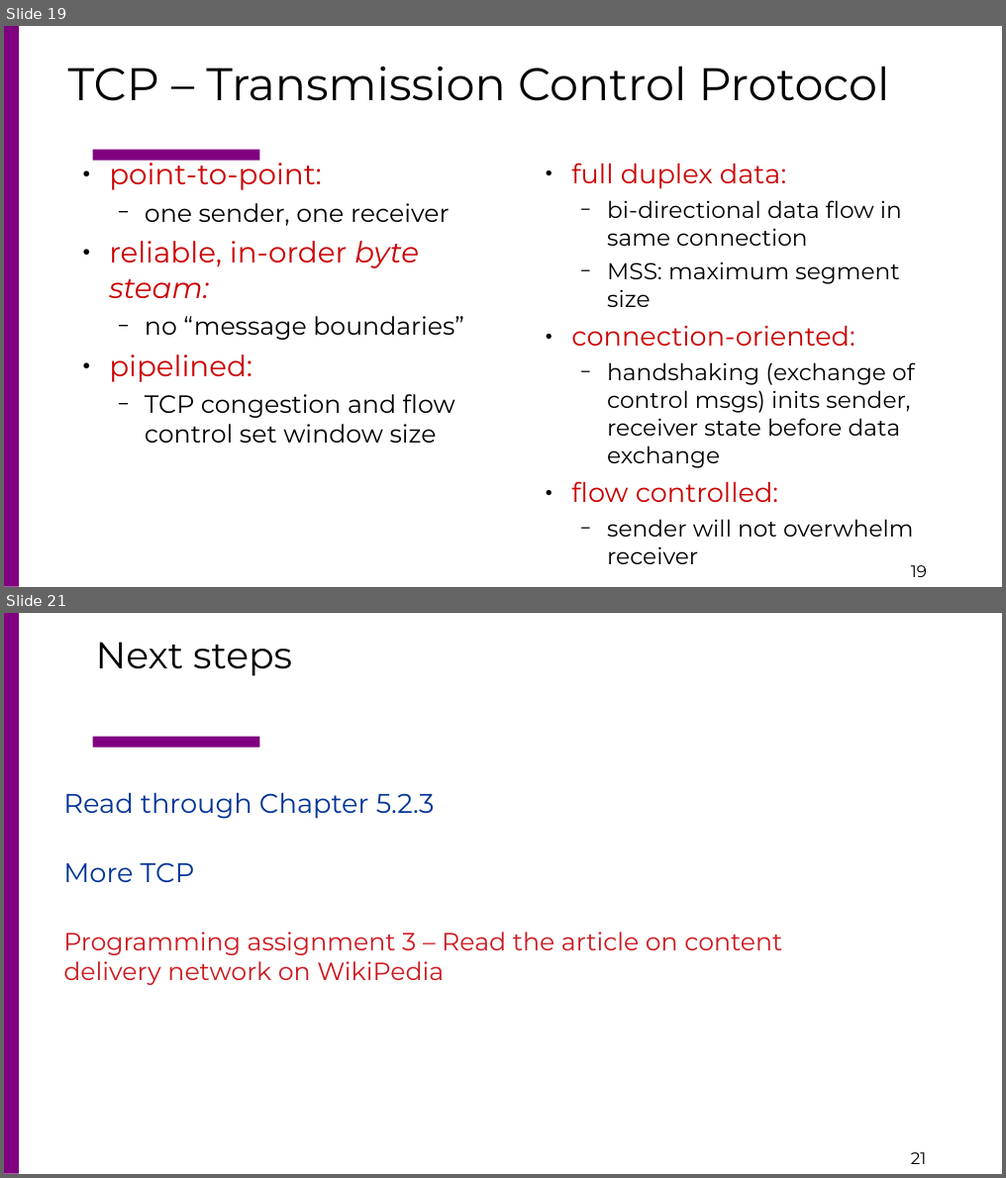
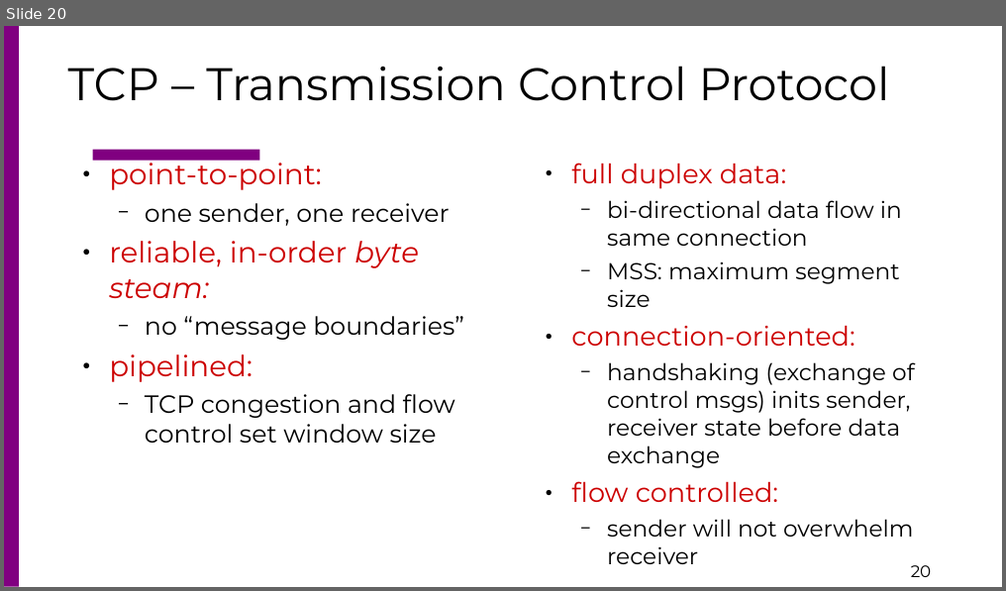
Before and after one commit to csc4200/csc4200.github.io, a slide deck: docs/lectures_source/class_slides-20.odp. Shown one above the other, each under a label of ours: slides 19 and 21 before the commit, slide 20 after it; the slides between them are not shown. The pictures are 1006x1178 and 1006x591 pixels, drawn with LibreOffice and Linux fonts; fonts in the diff are those of the drawing. Boxes give left, top, right and bottom in pixels: in the first picture for what was removed or moved away, otherwise in the second. Text is boxed around its words. In the diff, an @@ line names an element or a change of style, - is before the commit and + after.

```diff
--- a/docs/lectures_source/class_slides-20.odp
+++ b/docs/lectures_source/class_slides-20.odp
@@ slide 21 removed at <box>4,613,1002,1174</box>, background #FFFFFF; not listed: 3 template elements that a slide beside it also shows @@
@@ title removed at <box>96,642,292,676</box> @@
-Next steps
@@ text removed at <box>63,792,782,985</box> @@
-Read through Chapter 5.2.3
-More TCP
-Programming assignment 3 – Read the article on content delivery network on WikiPedia
@@ what was slide 19 is now slide 20 @@
@@ page number at <box>911,566,932,577</box>: text changed @@
-19
+20
```
Also in this commit, not shown: 4 slides changed, 2 slides added, 1 other slide removed, 7 other files.
